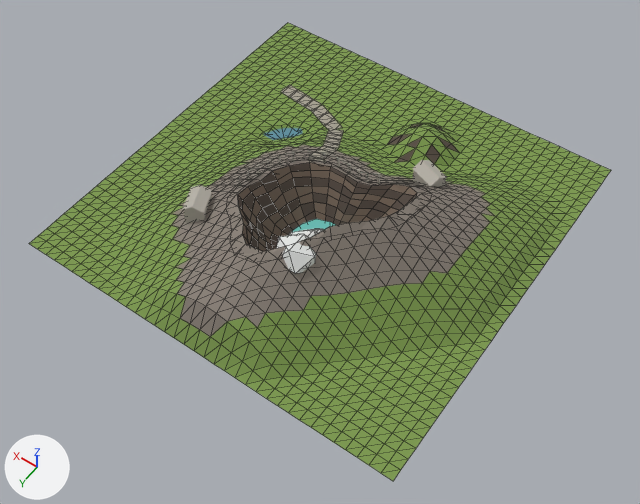
A saved change to the Blender file content/landmarks/mount-aso.blend.
The view is the same before and after, from a 50 mm camera at (-17.8, 25.7, 35.9) aimed at (-1.4, 2.8, -0.1). The lights are fixed; the arrows at lower left show +X, +Y and +Z. The first picture is the older version. Mesh edges are drawn as thin lines on the coarser meshes.

Script lines for the objects in view, before the commit:
```python
me_aso_ash = bpy.data.meshes.new('aso_ash')
me_aso_ash.from_pydata(...)  # 352 vertices, 486 faces; spans x -8.1..5.54, y -4.38..10.5, z 0.95..5.0
me_aso_ash.materials.append(mat_ash)  # grey #8a8178
me_aso_grass = bpy.data.meshes.new('aso_grass')
me_aso_grass.from_pydata(...)  # 1062 vertices, 1883 faces; spans x -11.2..11.1, y -11.2..11.1, z -0.4..2.6
me_aso_grass.materials.append(mat_grass)  # green #7d9a4f
me_aso_steam = bpy.data.meshes.new('aso_steam')
me_aso_steam.from_pydata(...)  # an icosphere of 20 faces spanning x -2.02..-1.09, y 2.38..3.27, z 0.73..1.47; an icosphere of 20 faces spanning x -2.45..-1.09, y 2.75..4.04, z 1.16..2.24; an icosphere of 20 faces spanning x -2.83..-1.13, y 3.29..4.91, z 1.67..3.03; an icosphere of 20 faces spanning x -3.13..-1.18, y 3.99..5.84, z 2.22..3.78; an icosphere of 20 faces spanning x -3.28..-1.24, y 4.83..6.77, z 2.78..4.42
me_aso_steam.materials.append(mat_steam)  # light grey #e2e4e2
ob_aso_ash = bpy.data.objects.new('aso_ash', me_aso_ash)
ob_aso_ash.location = (0.0, 0.0, 0.0)
ob_aso_grass = bpy.data.objects.new('aso_grass', me_aso_grass)
ob_aso_grass.location = (0.0, 0.0, 0.0)
ob_aso_steam = bpy.data.objects.new('aso_steam', me_aso_steam)
ob_aso_steam.location = (0.0, 0.0, 0.0)
# also in view: 'aso_concrete' at (-0.2, 1.5, 2.7); 'aso_pave' at (4.1, -3.3, 1.3); 'aso_strata1' at (-1.3, 2.9, 2.7); 'aso_strata2' at (-0.3, -0.9, 2.4)
```
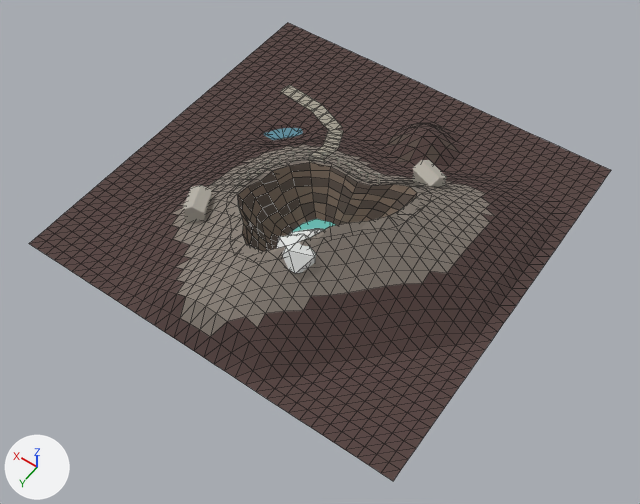
Location of each change, (x1, y1, x2, y2) in pixels of the pictures (640 x 504 px):
'aso_grass', recoloured (green to brown)
    both: (29, 23, 611, 481)

The change, as a diff of the scene's bpy script:
```diff
--- a/content/landmarks/mount-aso.blend.py
+++ b/content/landmarks/mount-aso.blend.py
@@ mat_terrain @@
+mat_terrain = principled_material('terrain')
+mat_terrain.base_color = (0.0953, 0.0578, 0.0529)  # brown #574441
+mat_terrain.roughness = 1.0
@@ me_aso_grass @@
 me_aso_grass.from_pydata(...)  # 1062 vertices, 1883 faces; spans x -11.2..11.1, y -11.2..11.1, z -0.4..2.6
-me_aso_grass.materials.append(mat_grass)  # green #7d9a4f
+me_aso_grass.materials.append(mat_terrain)  # brown #574441
```
